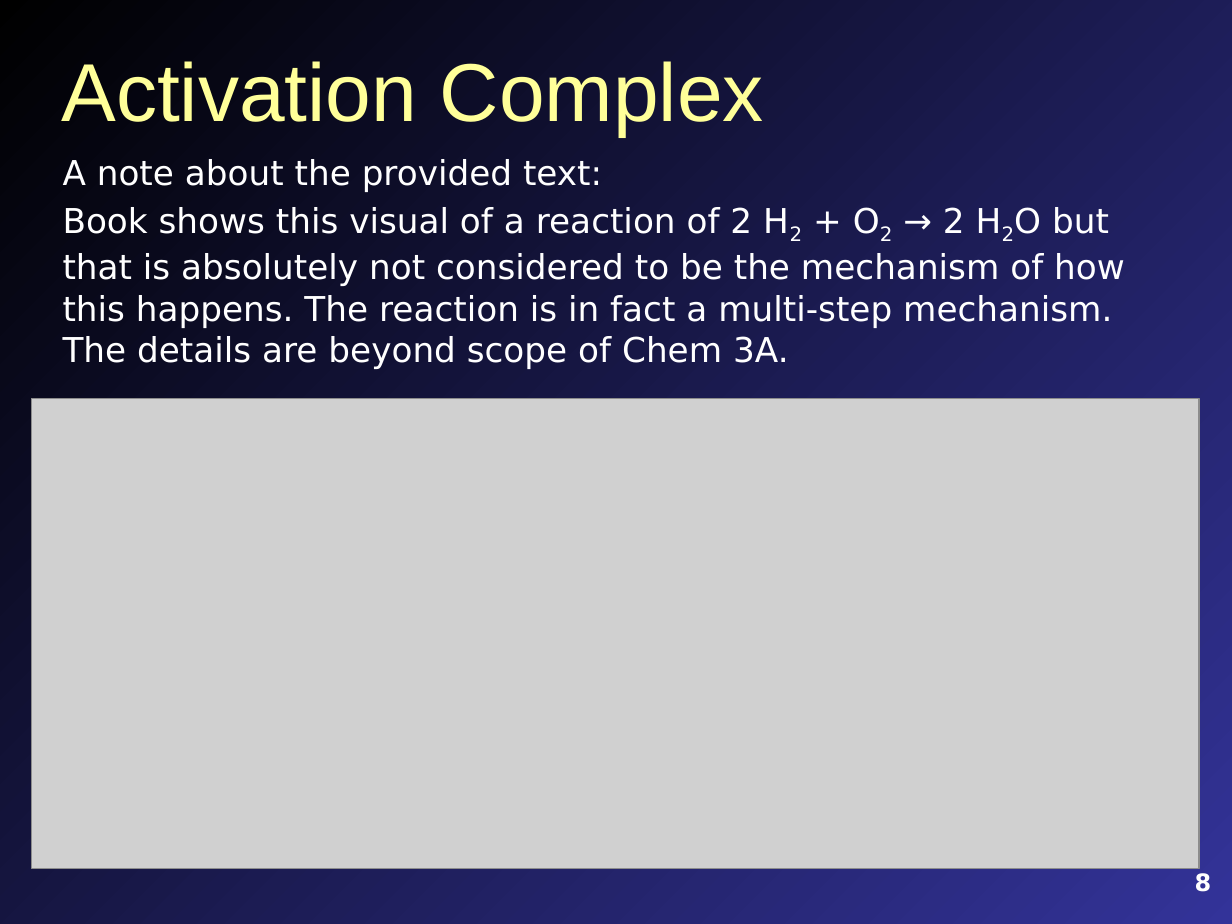
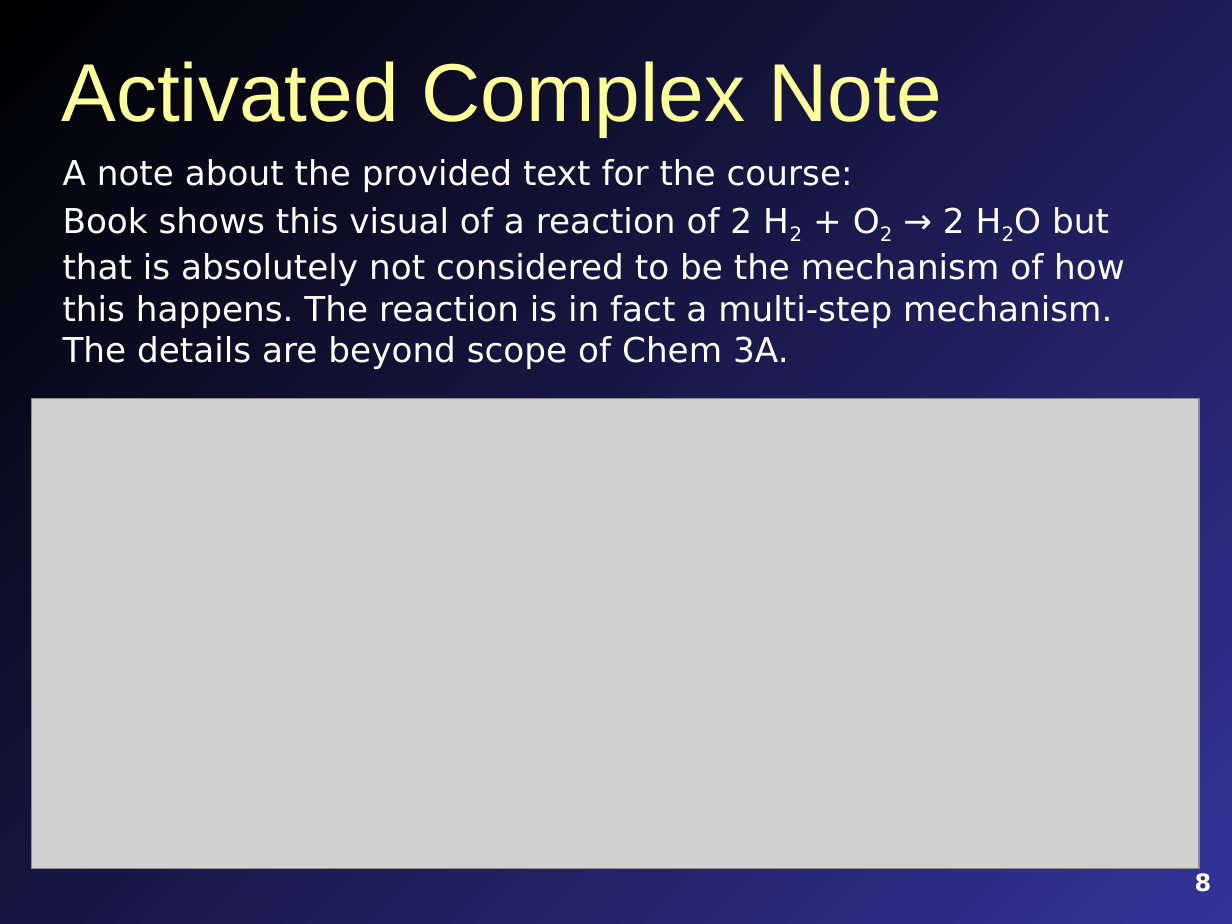
Before and after one commit to profmitch/profmitch.github.io, a slide deck: slide 8 of Teaching/Chemistry/Lecture Slides/FCC Chem 3A Chap 13 Content.pptx. Drawn at 1232x924 pixels with LibreOffice and Linux fonts; fonts in the diff are those of the drawing; grey boxes stand for pictures. Boxes give left, top, right and bottom in pixels: in the first picture for what was removed or moved away, otherwise in the second. Text is boxed around its words. In the diff, an @@ line names an element or a change of style, - is before the commit and + after.

```diff
--- a/Teaching/Chemistry/Lecture Slides/FCC Chem 3A Chap 13 Content.pptx
+++ b/Teaching/Chemistry/Lecture Slides/FCC Chem 3A Chap 13 Content.pptx
@@ title at [61, 61, 941, 136]: text changed @@
-Activation Complex
+Activated Complex Note
@@ text at [63, 159, 853, 192]: text changed @@
-A note about the provided text:
+A note about the provided text for the course:
```
Also in this commit, not shown: 7 other slides changed, 11 slides added, 3 slides removed, 14 other files.
